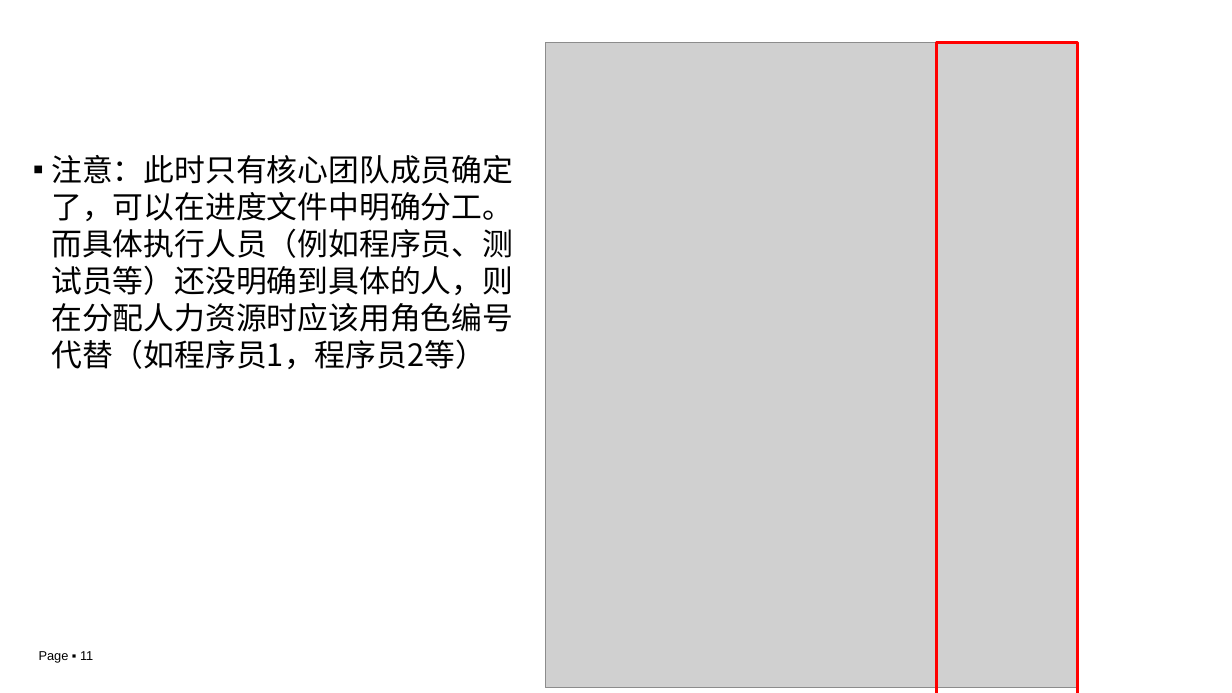
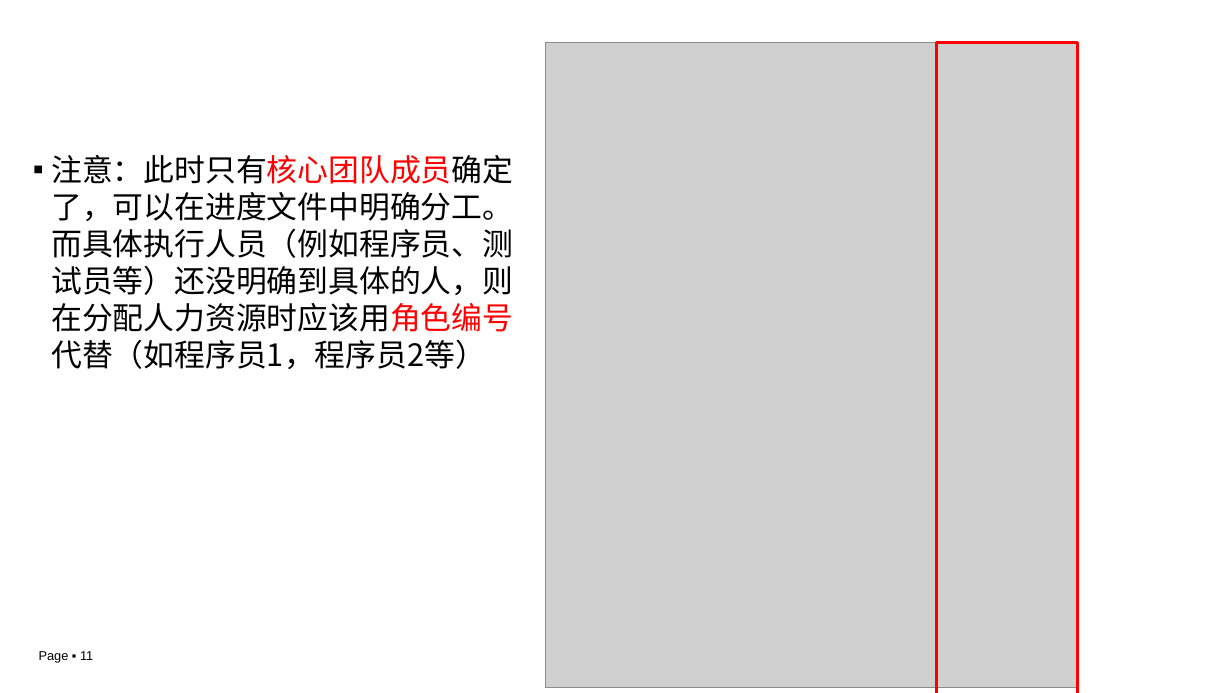
Before and after one commit to edu2act/course-IT-Project-Management, a slide deck: slide 11 of materials/slides/ch03-2.pptx. Drawn at 1232x693 pixels with LibreOffice and Linux fonts; fonts in the diff are those of the drawing; grey boxes stand for pictures; background and template pictures are left out. Boxes give left, top, right and bottom in pixels: in the first picture for what was removed or moved away, otherwise in the second. Text is boxed around its words. In the diff, an @@ line names an element or a change of style, - is before the commit and + after.

```diff
--- a/materials/slides/ch03-2.pptx
+++ b/materials/slides/ch03-2.pptx
@@ text "注意：此时只有核心团队成员确定了，可以在进度文件中明确分工。而具体执行人员（例如程序员、测试员等）还没明确到具体的人，则 ..." at [51,155,513,369]: text colour #000000 to #FF0000 in "注意：此时只有核心团队成员确定了，可以在进度文件中明确分工。而具体执行人员（例如程序员、测试员等）还没明确到具体的人，则 ..." @@
```
Also in this commit, not shown: 8 other slides changed, 1 slide removed, 1 other file.
